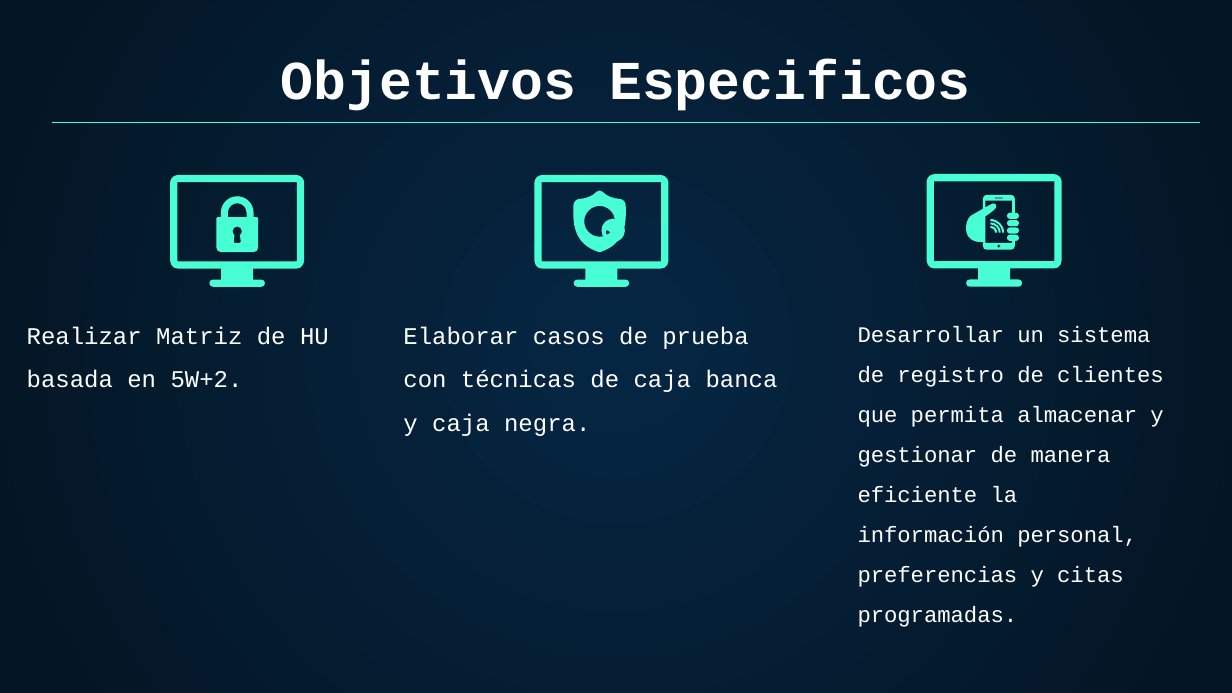
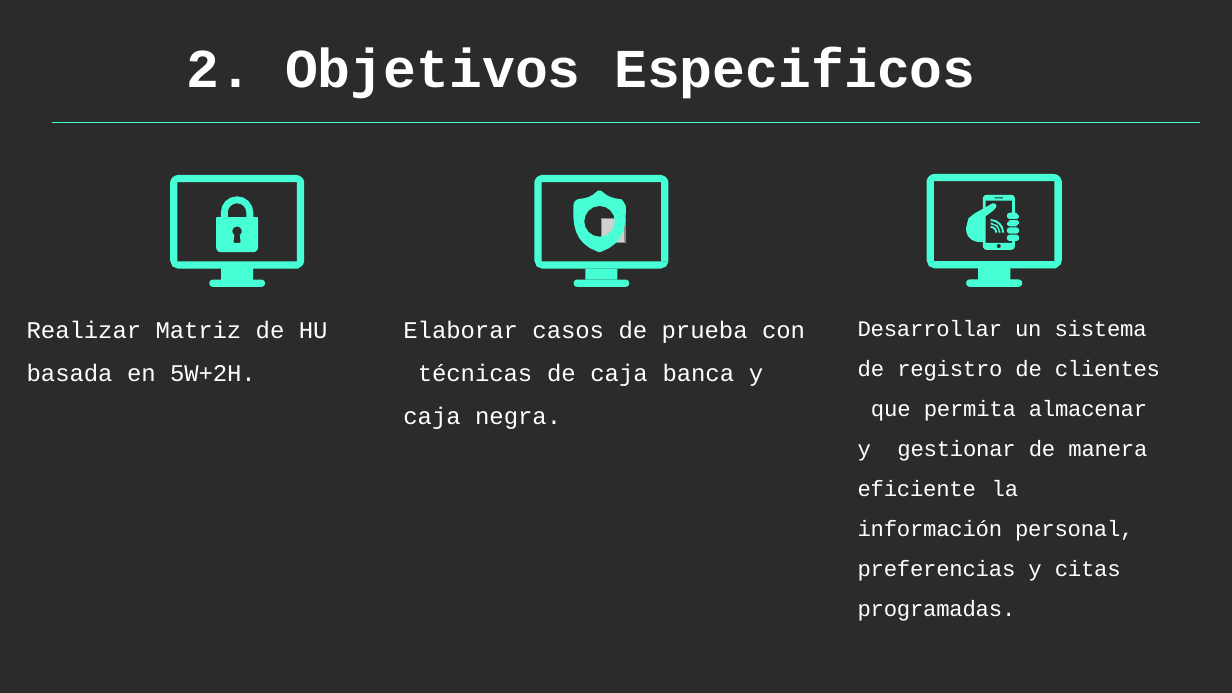
Before and after one commit to Cristopher-10/9900_G3_MDSW, a slide deck: slide 4 of Presentaciones/G3_Presentacion_Final.pptx. Drawn at 1232x693 pixels with LibreOffice and Linux fonts; fonts in the diff are those of the drawing; grey boxes stand for pictures; background and template pictures are left out; a plain dark background stands for a picture behind light text. Boxes give left, top, right and bottom in pixels: in the first picture for what was removed or moved away, otherwise in the second. Text is boxed around its words. In the diff, an @@ line names an element or a change of style, - is before the commit and + after.

```diff
--- a/Presentaciones/G3_Presentacion_Final.pptx
+++ b/Presentaciones/G3_Presentacion_Final.pptx
@@ background gradient #052643 to #041523 to picture (left out) @@
@@ title "2. Objetivos Especificos" at [186, 48, 975, 99]: vertical alignment bottom to top @@
@@ title at [186, 48, 975, 99]: text changed @@
-Objetivos Especificos
+2. Objetivos Especificos
@@ line removed from (52, 122) to (1200, 122) @@
@@ freeform shape added at [52, 122, 1200, 122], outline #47FFD4 0.75 pt @@
@@ fill #48FFD5 to #47FFD4; outline redrawn in 4 elements at [170, 175, 304, 287], [535, 175, 669, 287], [573, 191, 626, 253], [926, 174, 1062, 287] @@
@@ freeform shape removed at [217, 196, 259, 251] @@
@@ freeform shape removed at [966, 195, 1019, 250] @@
@@ freeform shape removed at [601, 219, 625, 243] @@
@@ picture added at [601, 218, 625, 241] @@
@@ text "Elaborar casos de prueba con ..." at [403, 320, 805, 429]: letter spacing 0 to -0.1 pt; indent changed; less space between paragraphs @@
@@ text "Elaborar casos de prueba con ...": place and size @@
-text "Elaborar casos de prueba con ..." at [403, 327, 778, 436]
+text "Elaborar casos de prueba con ..." at [403, 320, 805, 429]
@@ text "Desarrollar un sistema de registro ..." at [858, 320, 1160, 621]: letter spacing 0 to -0.1 pt; indent changed; less space between paragraphs @@
@@ text at [27, 320, 328, 382]: text changed @@
-Realizar Matriz de HU basada en 5W+2.
+Realizar Matriz de HU
+basada en 5W+2H.
```
Also in this commit, not shown: 9 other slides changed, 12 slides added, 4 slides removed.
